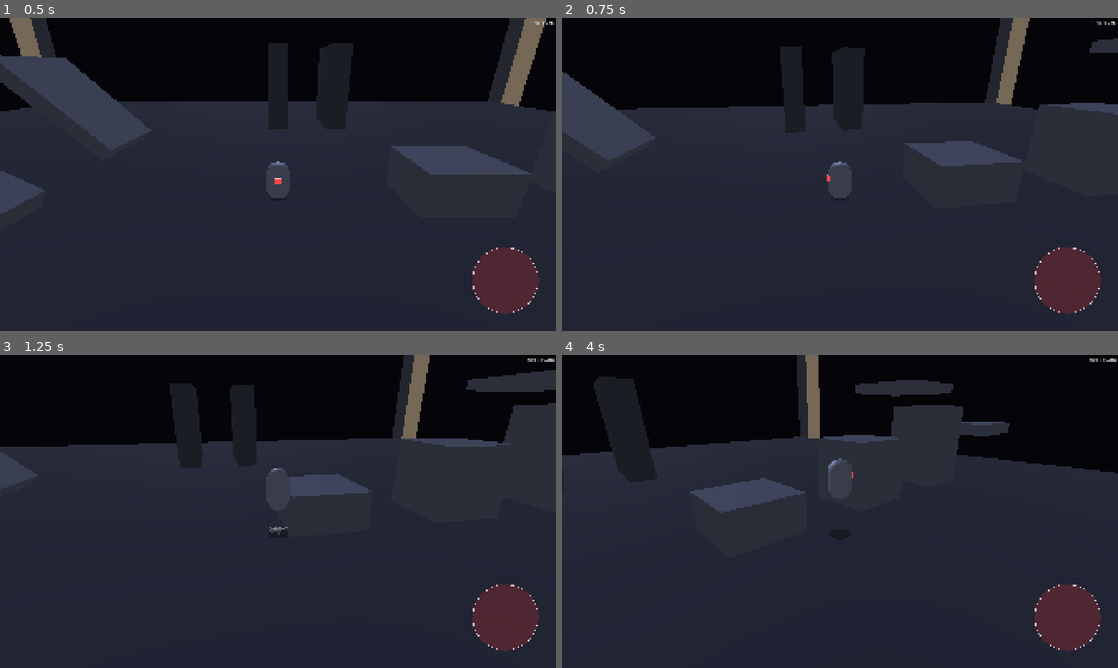
Above: before the commit, frames 1-4 (two rows, left to right).
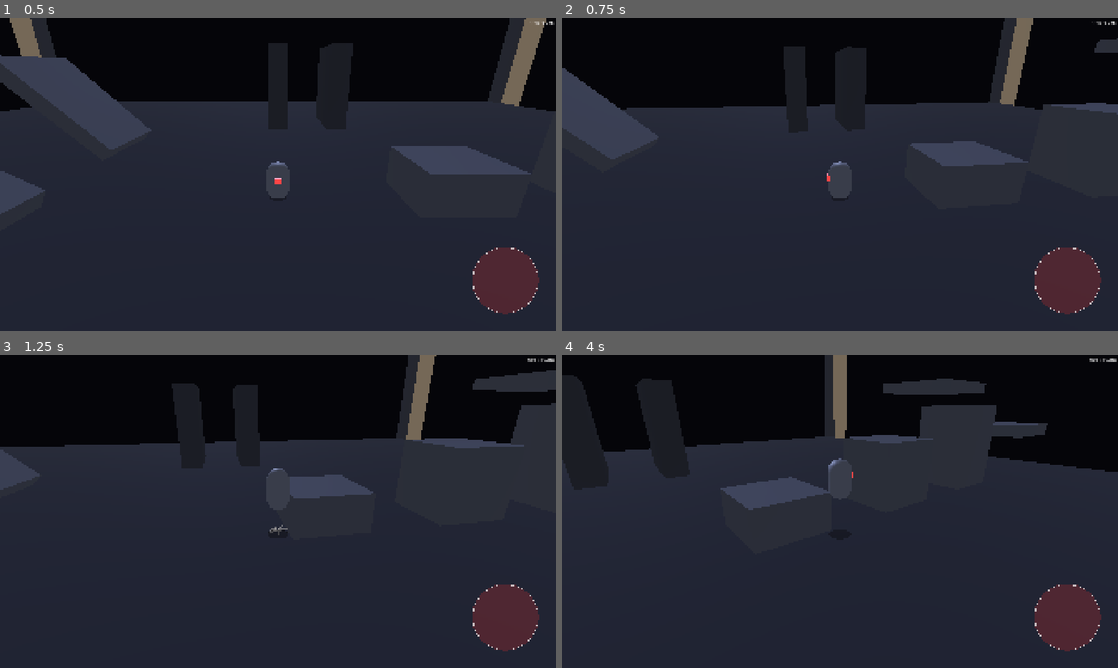
Above: after the commit, the same moments.

Repository: Adam-Vozzo/mobile-game-6
Game: Godot game, scene res://scenes/levels/feel_lab.tscn
The game is run twice, just before and just after one commit, with the same random seed, the same clock (stepped at 60 frames per second) and the same inputs.
Inputs (mouse positions are in pixels of both pictures, inside the frame that each line leads up to):
- Up to frame 1 (0.5 s): no input
- Up to frame 2 (0.75 s): tap Enter at 0.5 s; move the mouse to (962, 158) at 0.52 s; hold Right (move_right) from 0.53 s (still down); click (962, 158) at 0.67 s
- Up to frame 3 (1.25 s): keep holding Right (move_right); tap Space (jump) at 0.77, 1.07 s
- Up to frame 4 (4 s): release Right (move_right) at 1.25 s; drag from (728, 527) to (812, 574) at 1.27 s; move the mouse to (895, 442) at 2.02 s; hold Right (move_right) 2.03-2.75 s; drag from (812, 574) to (673, 464) at 2.77 s; move the mouse to (1006, 558) at 3.52 s; hold Left (move_left) from 3.53 s (still down); tap Space (jump) at 3.77 s

Frame 1 is identical in both runs. In frame 2, 1.5% of the frame differs, in the area x 0-100%, y 0-50%; in frame 3, 1.6%; in frame 4, 10%, in the area x 0-100%, y 0-57%.

Commit message:
Snappy: max_speed 6.5 → 6.0 (first on-device feel tune)
First on-device session 2026-05-12: "feel is good, we can keep playing
with this as we design more levels. Character could be a tiny bit
slower." This is the small max_speed drop.

Cross-profile invariants still hold:
- Assisted 5.0 ≤ Floaty 5.5 (assisted_max_speed <= floaty_max_speed)
- Floaty 5.5 < Snappy 6.0 (floaty_max_speed < snappy_max_speed)
- Snappy 6.0 < Momentum 11.0 (momentum_max_speed > snappy_max_speed)

Test comment updated to keep the per-profile baseline values in sync.

Expect further small tweaks as level design progresses — see PLAN.md
"Blocked / needs human" / README.md "Open questions" for the ongoing
Snappy-tuning loop.

Co-Authored-By: Claude Opus 4.7 (1M context) <noreply@anthropic.com>

Diff:
--- a/resources/profiles/snappy.tres
+++ b/resources/profiles/snappy.tres
@@ -4,7 +4,7 @@
 
 [resource]
 script = ExtResource("1_profile")
-max_speed = 6.5
+max_speed = 6.0
 ground_acceleration = 80.0
 ground_deceleration = 90.0
 air_acceleration = 50.0
--- a/tests/test_controller_kinematics.gd
+++ b/tests/test_controller_kinematics.gd
@@ -725,7 +725,7 @@
 		elif name == "momentum":
 			frames_momentum = frames
 
-	# Snappy: max_speed=6.5, ground_decel=90 → stops in ~5 frames.
+	# Snappy: max_speed=6.0, ground_decel=90 → stops in ~5 frames.
 	# Momentum: max_speed=11.0, ground_decel=30 → stops in ~23 frames.
 	# Momentum's "loose decel" design intent means it takes longer to stop.
 	if frames_snappy > 0 and frames_momentum > 0:
